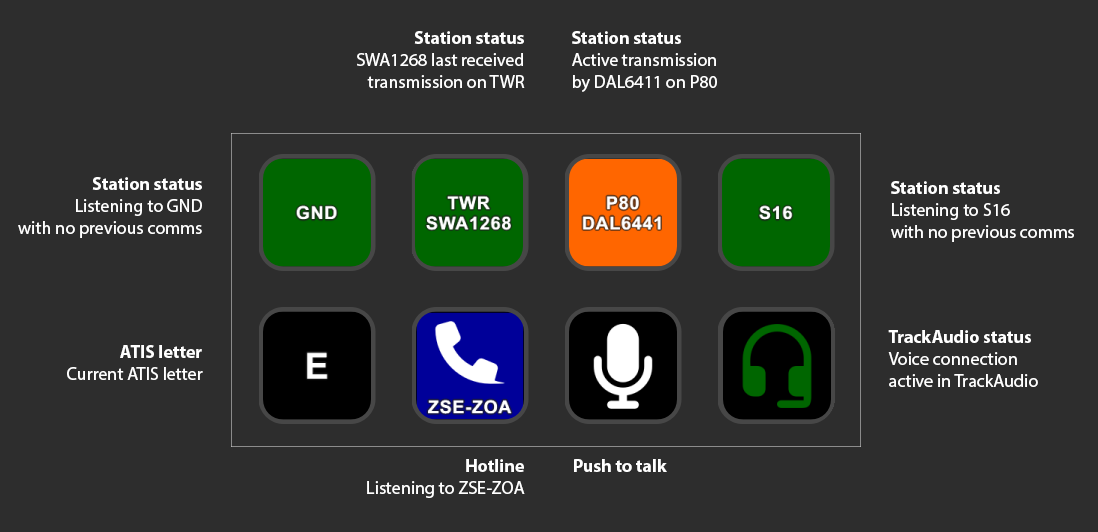
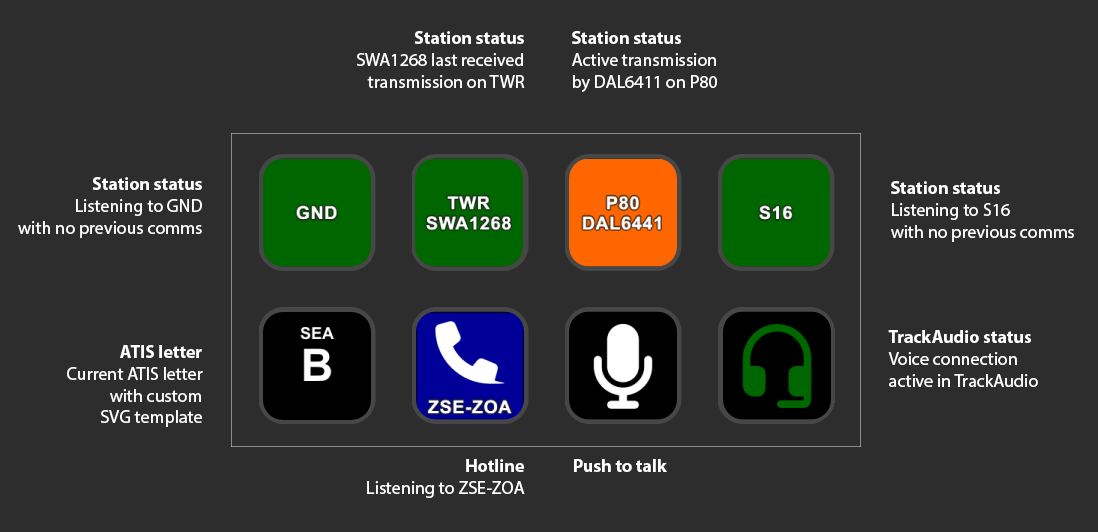
Layer changes from the first 1098×532 image to the second:
renamed "ATIS letter Current ATIS letter" to "ATIS letter Current ATIS letter with custom SVG template", painted on it over (101, 389, 202, 427)
painted on "Background" over (263, 311, 371, 424)
